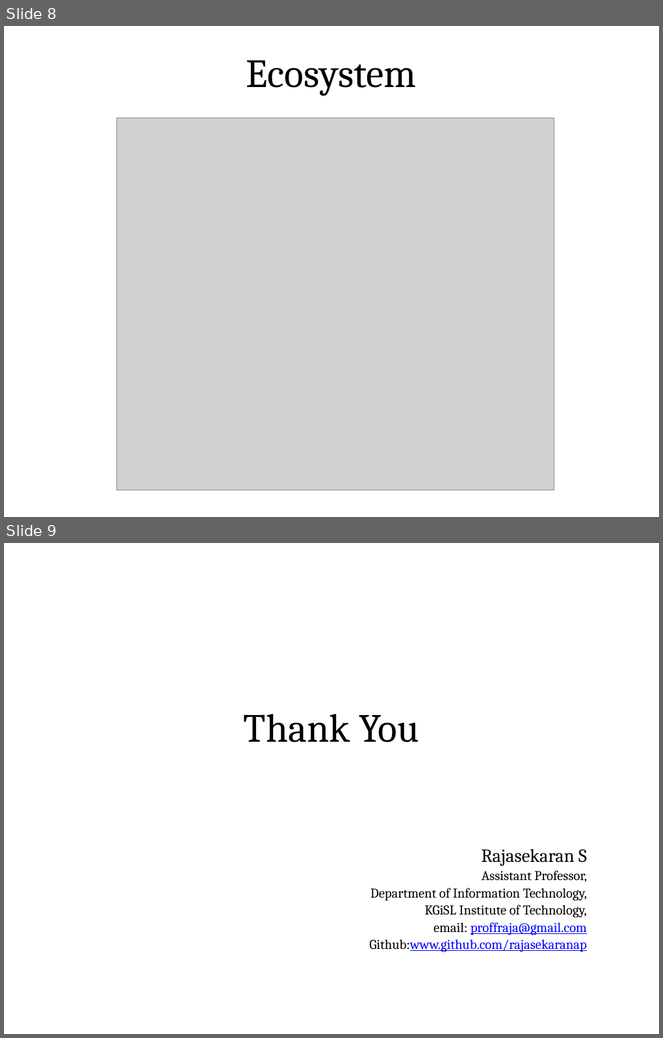
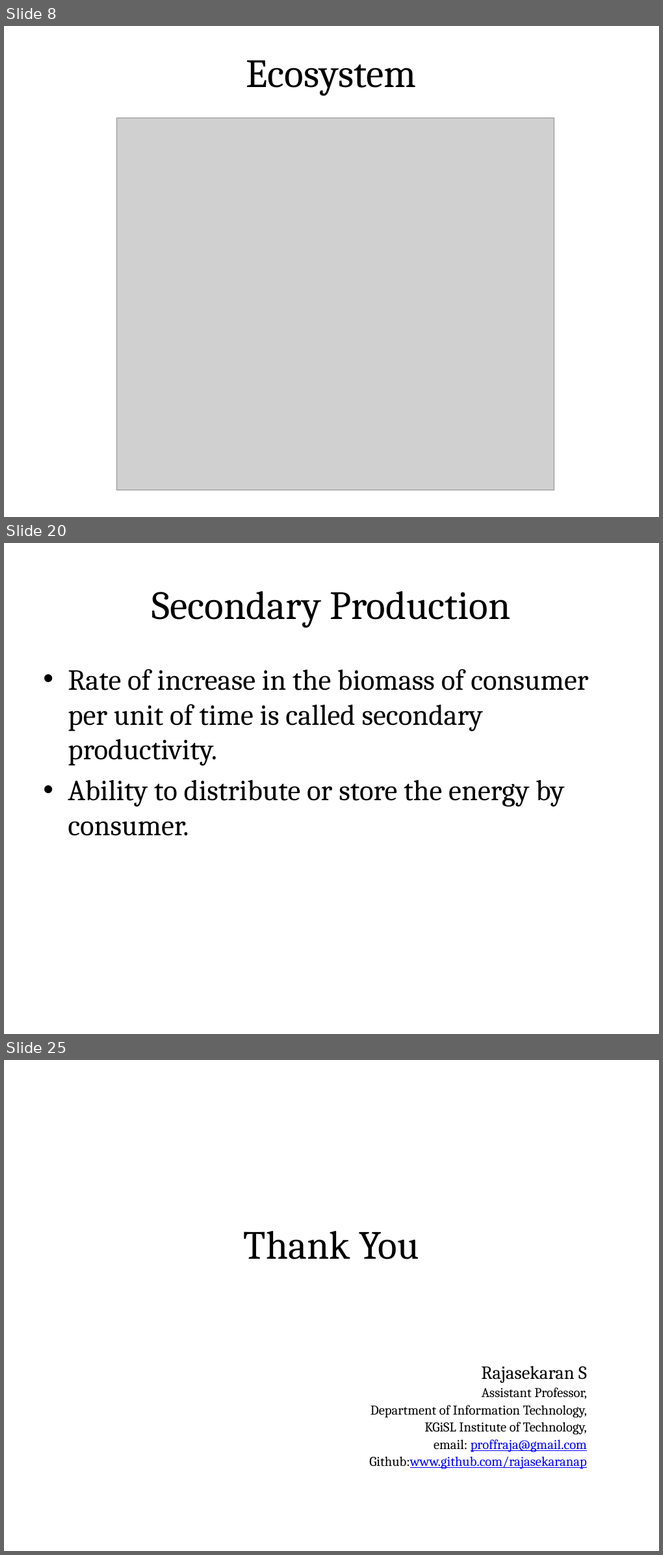
Before and after one commit to rajasekaran36/GE8291-Environmental-Science-and-Engineering, a slide deck: Slides/GE8291-U1.pptx. Shown one above the other, each under a label of ours: slides 8 and 9 before the commit, slides 8, 20 and 25 after it; the slides between them are not shown. The pictures are 663x1038 and 663x1555 pixels, drawn with LibreOffice and Linux fonts; fonts in the diff are those of the drawing; grey boxes stand for pictures. Boxes give left, top, right and bottom in pixels: in the first picture for what was removed or moved away, otherwise in the second. Text is boxed around its words. In the diff, an @@ line names an element or a change of style, - is before the commit and + after.

```diff
--- a/Slides/GE8291-U1.pptx
+++ b/Slides/GE8291-U1.pptx
@@ slide 20 added at (4,543,659,1034), background #FFFFFF @@
@@ title added at (36,563,627,644), fill gradient #DAFDA7 to #E4FCC2 to #F5FFE7, outline #98B955 0.75 pt, 44 pt, text #000000 @@
+Secondary Production
@@ text added at (68,669,588,836), 32 pt, text #000000 @@
+• Rate of increase in the biomass of consumer per unit of time is called secondary productivity.
+• Ability to distribute or store the energy by consumer.
@@ what was slide 9 is now slide 25 @@
```
Also in this commit, not shown: 15 other slides added.
